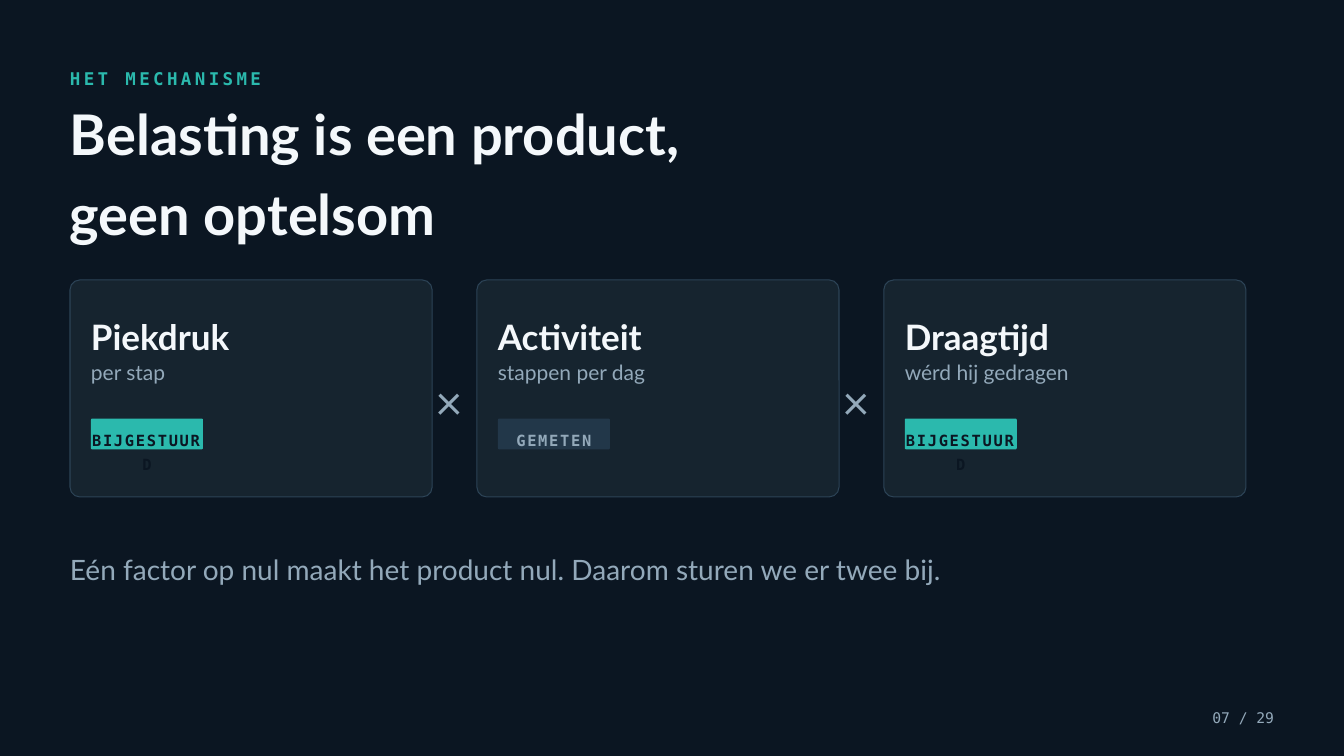
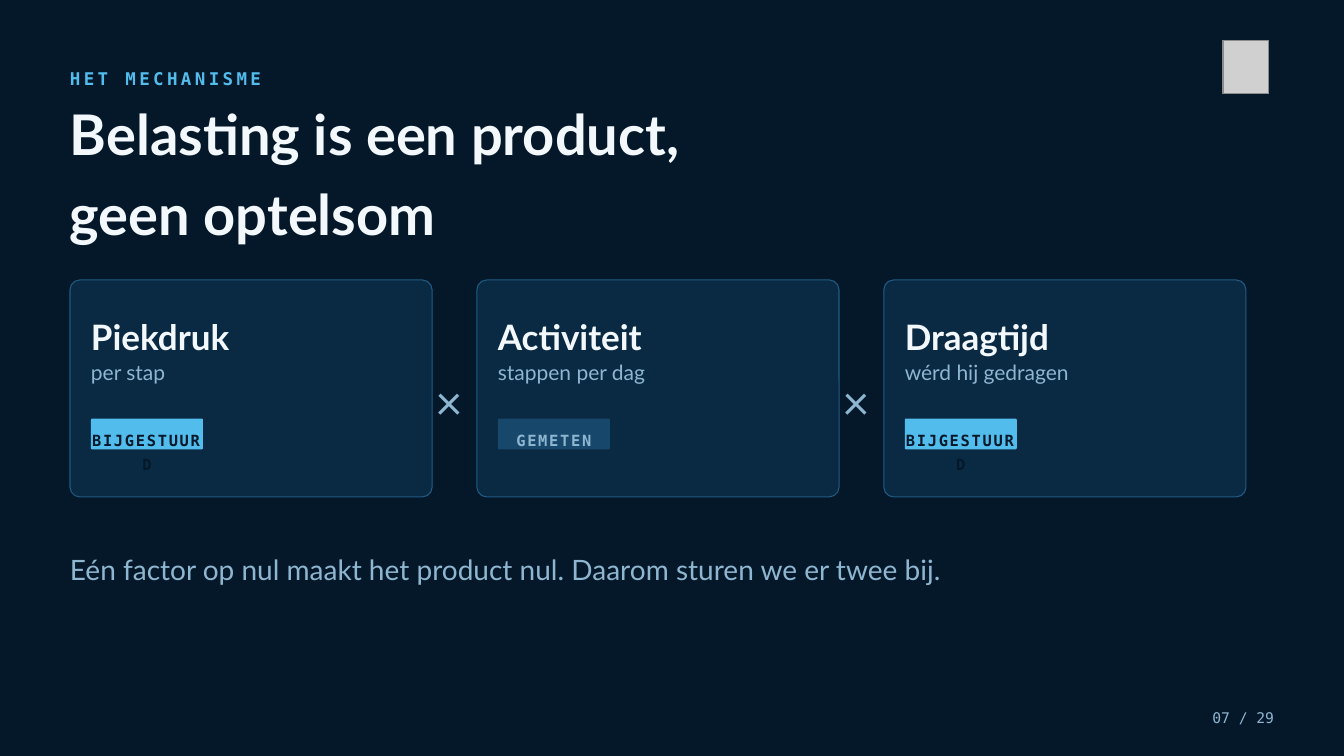
Before and after one commit to Dellfs/paradise-project, a slide deck: slide 7 of PARADISE_presentatie/PARADISE_informatiesessie_voetklinieken.pptx. Drawn at 1344x756 pixels with LibreOffice and Linux fonts; fonts in the diff are those of the drawing; grey boxes stand for pictures. Boxes give left, top, right and bottom in pixels: in the first picture for what was removed or moved away, otherwise in the second. Text is boxed around its words. In the diff, an @@ line names an element or a change of style, - is before the commit and + after.

```diff
--- a/PARADISE_presentatie/PARADISE_informatiesessie_voetklinieken.pptx
+++ b/PARADISE_presentatie/PARADISE_informatiesessie_voetklinieken.pptx
@@ rectangle at (x1=0, y1=0, x2=1344, y2=756): fill #0B1622 to #04182A @@
@@ picture added at (x1=1223, y1=40, x2=1269, y2=94) @@
@@ text "HET MECHANISME" at (x1=70, y1=72, x2=260, y2=86): text colour #2BB9AD to #52BDEC @@
@@ fill #16242F to #0A2A44; outline #2C4356 0.75 pt to #215B84 0.75 pt in 3 elements at (x1=70, y1=280, x2=432, y2=497), (x1=477, y1=280, x2=839, y2=497), (x1=884, y1=280, x2=1246, y2=497) @@
@@ text colour #F4F8FB to #F2F8FC in 3 elements at (x1=91, y1=324, x2=229, y2=351), (x1=498, y1=324, x2=642, y2=351), (x1=905, y1=324, x2=1049, y2=357) @@
@@ text colour #93A9BA to #8FB6D0 in 8 elements at (x1=91, y1=366, x2=165, y2=384), (x1=498, y1=364, x2=645, y2=384), (x1=516, y1=434, x2=591, y2=446), (x1=905, y1=364, x2=1069, y2=384), (x1=70, y1=559, x2=941, y2=585), (x1=1212, y1=712, x2=1274, y2=723), (x1=426, y1=359, x2=471, y2=421), (x1=834, y1=359, x2=878, y2=421) @@
@@ rounded rectangle at (x1=91, y1=418, x2=203, y2=450): fill #2BB9AD to #52BDEC @@
@@ rounded rectangle at (x1=498, y1=418, x2=610, y2=450): fill #223749 to #17486B @@
@@ rounded rectangle at (x1=905, y1=418, x2=1017, y2=450): fill #2BB9AD to #52BDEC @@
@@ text "BIJGESTUURD" at (x1=91, y1=427, x2=203, y2=450): text colour #0B1622 to #04182A @@
@@ text "BIJGESTUURD" at (x1=905, y1=427, x2=1017, y2=450): text colour #0B1622 to #04182A @@
```
Also in this commit, not shown: 27 other slides changed, 1 slide added, 1 slide removed, 5 other files.
